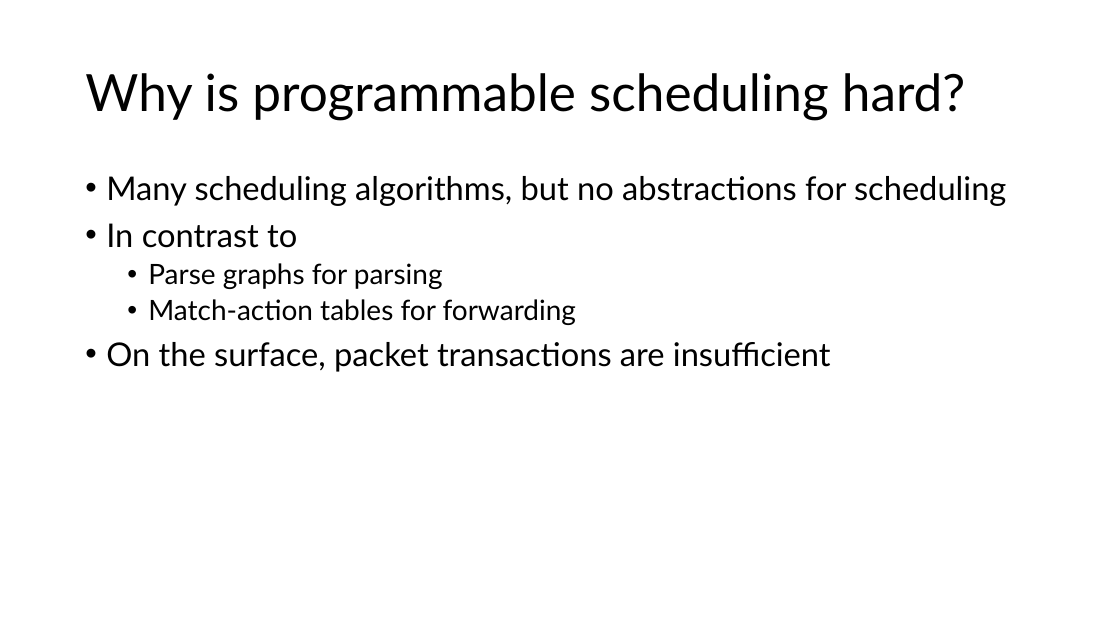
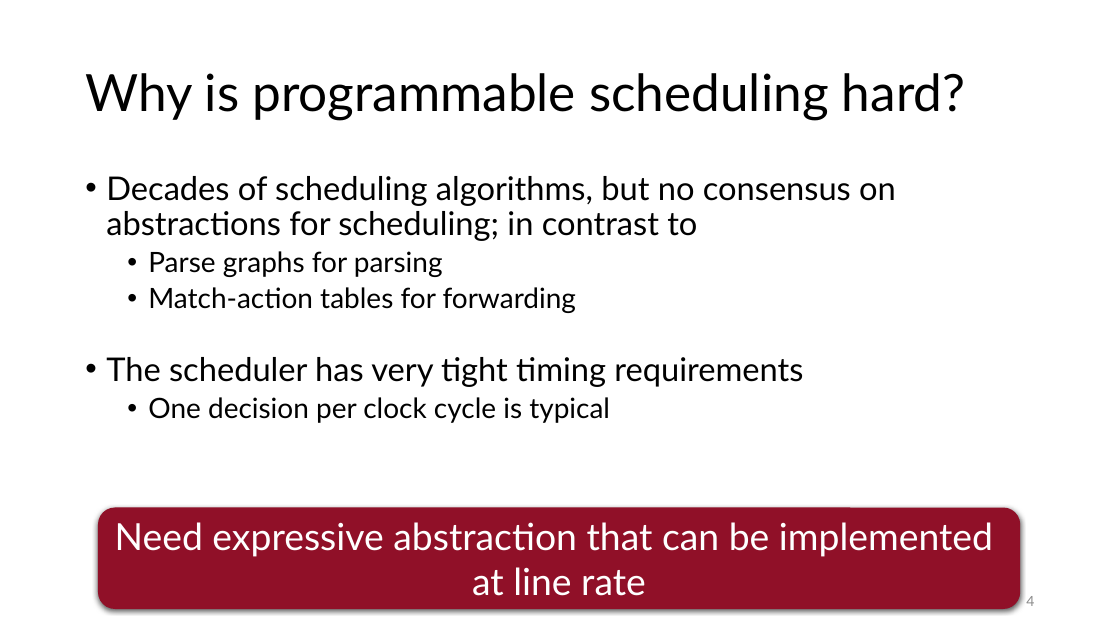
Before and after one commit to anirudhSK/pifo-domino-marple-ppts, a slide deck: slide 4 of pifo_sigcomm.pptx. Drawn at 1120x630 pixels with LibreOffice and Linux fonts; fonts in the diff are those of the drawing. Boxes give left, top, right and bottom in pixels: in the first picture for what was removed or moved away, otherwise in the second. Text is boxed around its words. In the diff, an @@ line names an element or a change of style, - is before the commit and + after.

```diff
--- a/pifo_sigcomm.pptx
+++ b/pifo_sigcomm.pptx
@@ text at (x1=106, y1=176, x2=896, y2=241): text changed @@
-• Many scheduling algorithms, but no abstractions for scheduling
-• In contrast to
+• Decades of scheduling algorithms, but no consensus on abstractions for scheduling; in contrast to
@@ text at (x1=106, y1=357, x2=803, y2=423): text changed @@
-• On the surface, packet transactions are insufficient
+• The scheduler has very tight timing requirements
+  • One decision per clock cycle is typical
@@ rounded rectangle added at (x1=98, y1=507, x2=1021, y2=609), fill #901028, 32 pt, text #FFFFFF @@
+Need expressive abstraction that can be implemented
+at line rate
@@ page number added at (x1=1026, y1=596, x2=1034, y2=606), 12 pt, text #8C8C8C @@
+4
```
Also in this commit, not shown: 2 other slides changed, 1 slide added, 1 slide removed.
